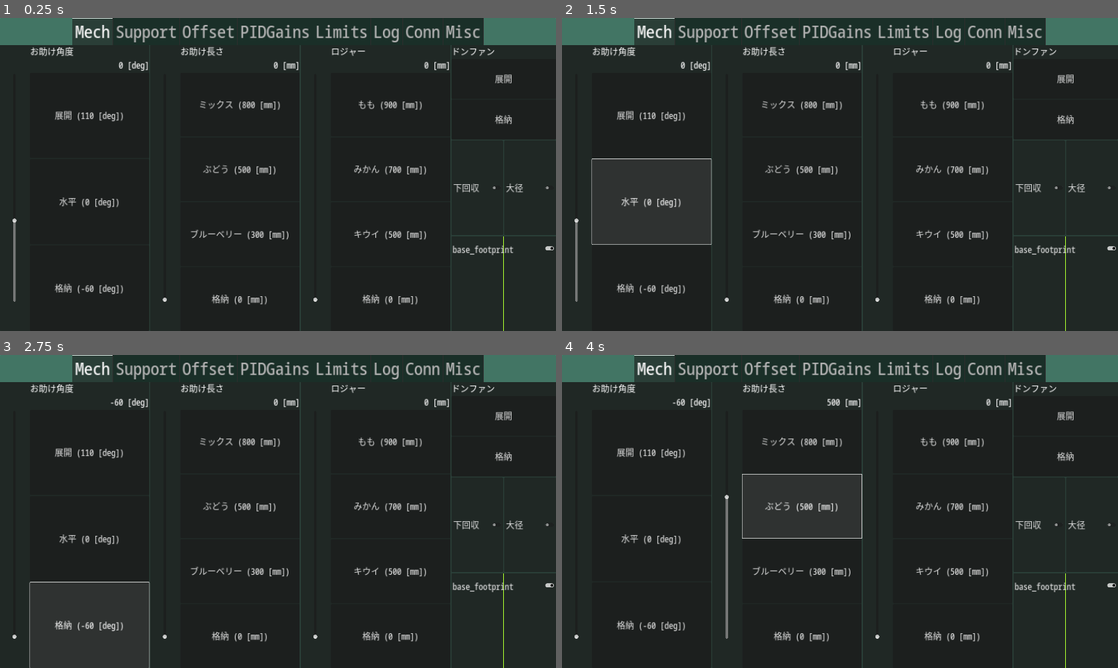
Above: before the commit, frames 1-4 (two rows, left to right).
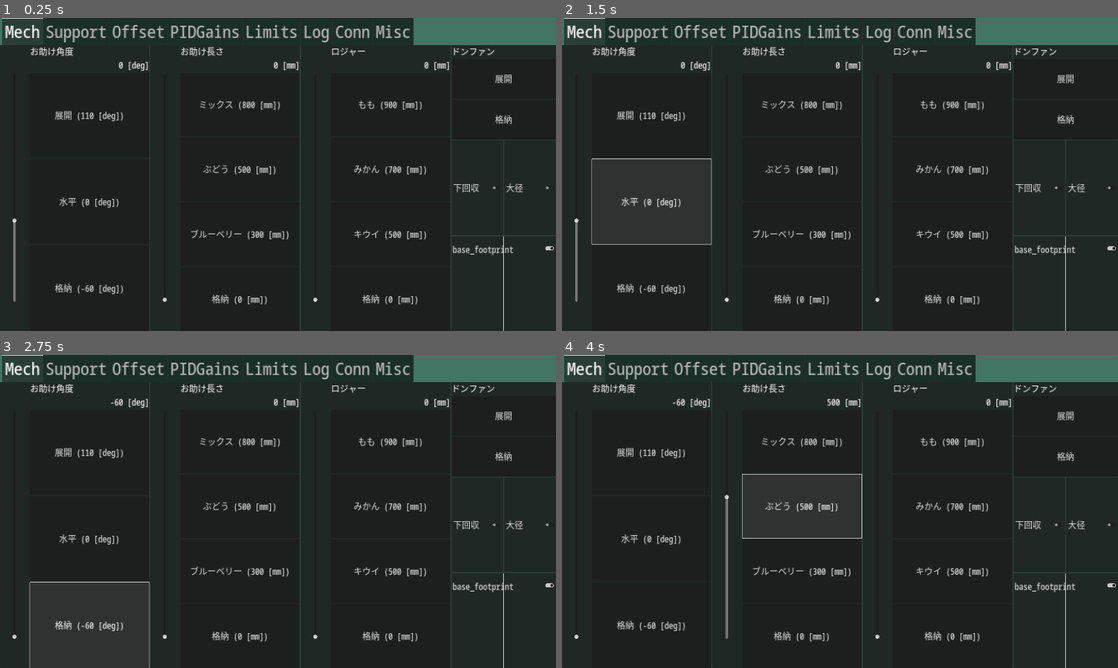
Above: after the commit, the same moments.

Repository: omuct-robotclub/nhk2023-team-a-controller
Game: Godot game, scene res://controls/controller.tscn
The game is run twice, just before and just after one commit, with the same random seed, the same clock (stepped at 60 frames per second) and the same inputs.
Inputs:
- Up to frame 1 (0.25 s): no input
- Up to frame 2 (1.5 s): click "展開 (110 [deg])" at 0.5 s; click "水平 (0 [deg])" at 1.25 s
- Up to frame 3 (2.75 s): click "格納 (-60 [deg])" at 2 s
- Up to frame 4 (4 s): click "ミックス (800 [mm])" at 2.75 s; click "ぶどう (500 [mm])" at 3.5 s

The runs differ from the first frame. In frame 1, 3.6% of the frame differs, in the area x 0-87%, y 0-9%; in frame 2, 3.6%; in frame 3, 3.6%; in frame 4, 3.6%.

Commit message:
align tabs left side

Diff:
--- a/controls/controller.tscn
+++ b/controls/controller.tscn
@@ -53,7 +53,6 @@
 anchor_bottom = 1.0
 grow_horizontal = 2
 grow_vertical = 2
-tab_alignment = 1
 
 [node name="Mech" type="HBoxContainer" parent="MarginContainer/MainController/TabContainer"]
 layout_mode = 2
